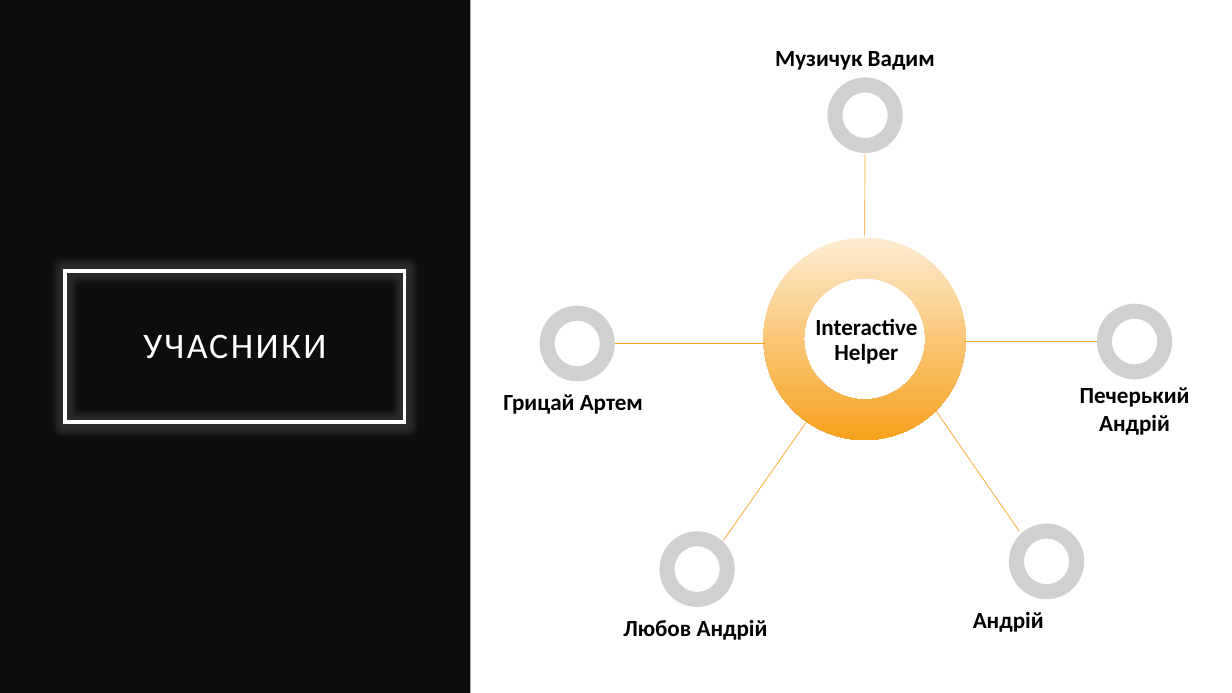
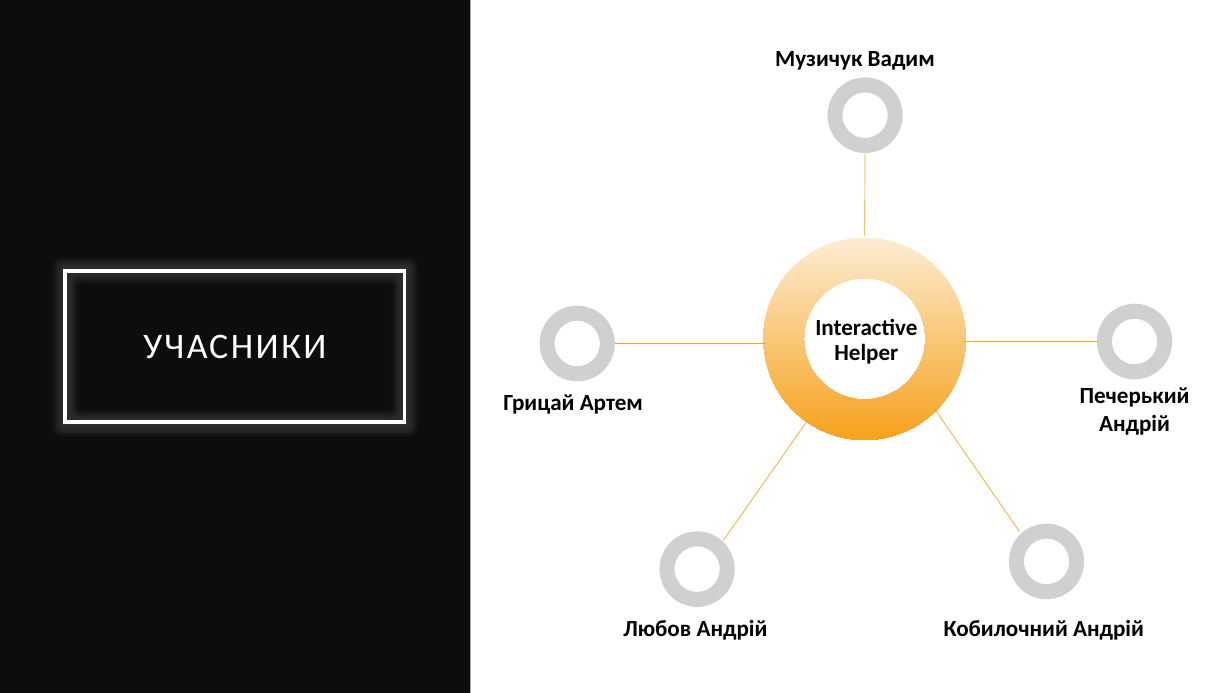
Before and after one commit to andrewpechersky/Interactive_helper, a slide deck: slide 3 of interactive_helper/Interactive helper.pptx. Drawn at 1232x693 pixels with LibreOffice and Linux fonts; fonts in the diff are those of the drawing; grey boxes stand for pictures. Boxes give left, top, right and bottom in pixels: in the first picture for what was removed or moved away, otherwise in the second. Text is boxed around its words. In the diff, an @@ line names an element or a change of style, - is before the commit and + after.

```diff
--- a/interactive_helper/Interactive helper.pptx
+++ b/interactive_helper/Interactive helper.pptx
@@ text at [944,620,1144,640]: text changed @@
-Андрій
+Кобилочний Андрій
```
Also in this commit, not shown: 1 other slide changed.
